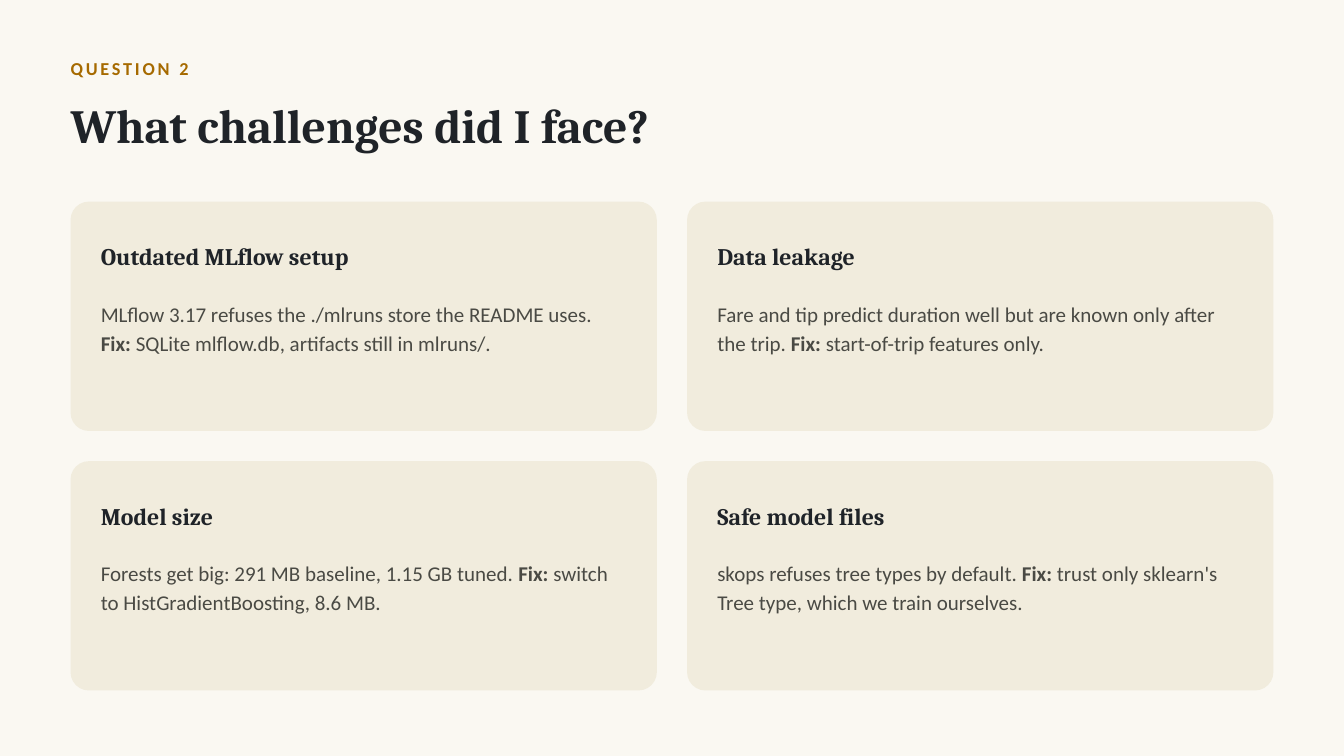
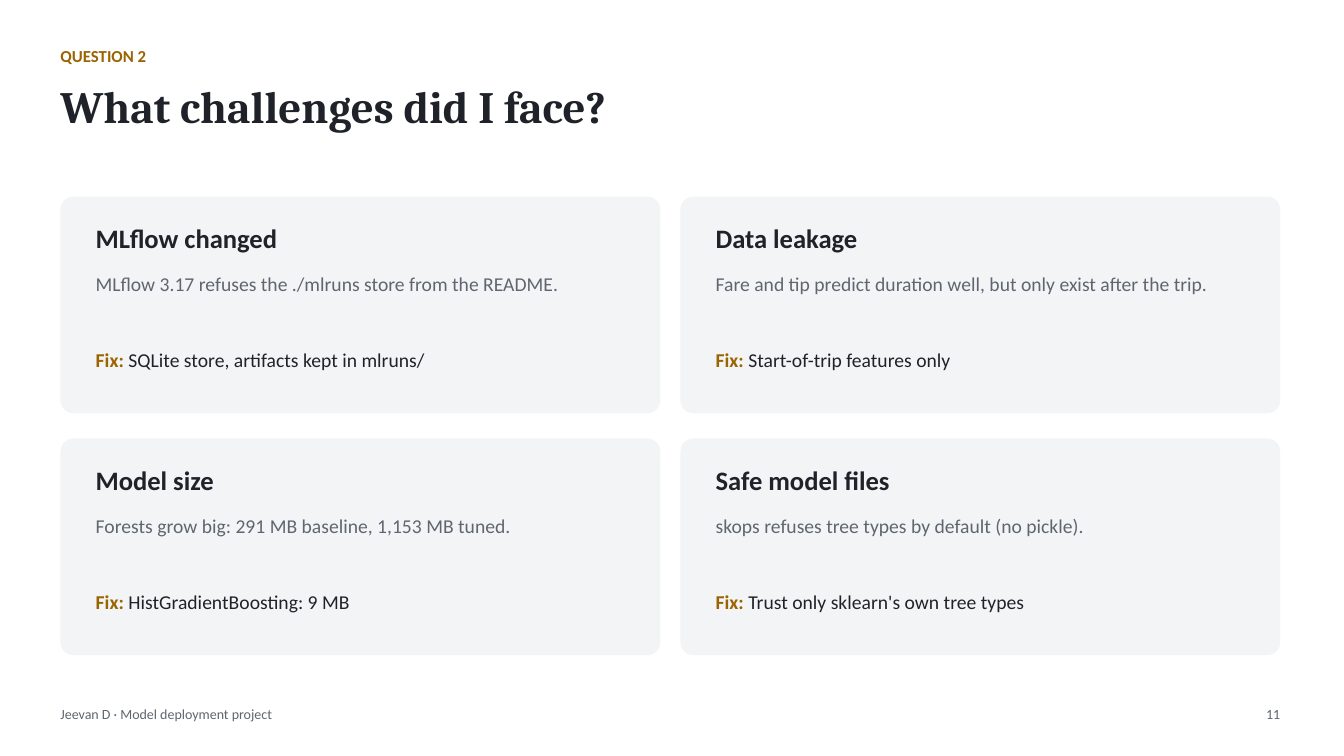
Before and after one commit to jeevan516/model-deployment-project, a slide deck: slide 11 of presentation/model-deployment-project.pptx. Drawn at 1344x756 pixels with LibreOffice and Linux fonts; fonts in the diff are those of the drawing. Boxes give left, top, right and bottom in pixels: in the first picture for what was removed or moved away, otherwise in the second. Text is boxed around its words. In the diff, an @@ line names an element or a change of style, - is before the commit and + after.

```diff
--- a/presentation/model-deployment-project.pptx
+++ b/presentation/model-deployment-project.pptx
@@ background #FAF8F2 to #FFFFFF @@
@@ text "QUESTION 2": place and size @@
-text "QUESTION 2" at [71, 63, 188, 78]
+text "QUESTION 2" at [60, 51, 146, 64]
@@ text "QUESTION 2" at [60, 51, 146, 64]: size 13 to 12 pt, text colour #A66A00 to #9A6400, letter spacing 2 to 0 pt; line spacing 1.1 to 1 @@
@@ text "What challenges did I face?": place and size @@
-text "What challenges did I face?" at [71, 109, 649, 154]
+text "What challenges did I face?" at [60, 91, 606, 133]
@@ text "What challenges did I face?" at [60, 91, 606, 133]: size 34 to 32 pt, text colour #1F2328 to #1F2329; line spacing 1.1 to 1 @@
@@ rounded rectangle: place and size @@
-rounded rectangle at [71, 202, 657, 431]
+rounded rectangle at [60, 197, 660, 413]
@@ rounded rectangle: place and size @@
-rounded rectangle at [71, 461, 657, 690]
+rounded rectangle at [681, 197, 1280, 413]
@@ rounded rectangle removed at [688, 202, 1274, 431] @@
@@ text at [96, 229, 277, 253]: text changed; size 17 to 19 pt; font Cambria to Calibri; text colour #1F2328 to #1F2329 @@
-Outdated MLflow setup
+MLflow changed
@@ text "MLflow changed" at [96, 229, 277, 253]: vertical alignment middle to top @@
@@ text "Data leakage": place and size @@
-text "Data leakage" at [717, 248, 855, 270]
+text "Data leakage" at [716, 229, 857, 253]
@@ text at [96, 277, 558, 292]: text changed; size 15 to 14 pt; text colour #4A4A44 to #5F6670 @@
-MLflow 3.17 refuses the ./mlruns store the README uses. Fix: SQLite mlflow.db, artifacts still in mlruns/.
+MLflow 3.17 refuses the ./mlruns store from the README.
@@ text at [716, 277, 1207, 294]: text changed; size 15 to 14 pt; text colour #4A4A44 to #5F6670 @@
-Fare and tip predict duration well but are known only after the trip. Fix: start-of-trip features only.
+Fare and tip predict duration well, but only exist after the trip.
@@ text added at [96, 353, 425, 370], 14 pt, text #1F2329 @@
+Fix: SQLite store, artifacts kept in mlruns/
@@ text added at [716, 353, 950, 370], 14 pt, text #1F2329 @@
+Fix: Start-of-trip features only
@@ rounded rectangle added at [60, 439, 660, 655], fill #F3F4F6 @@
@@ fill #F1ECDD to #F3F4F6; proportions changed in 3 elements at [681, 197, 1280, 413], [60, 197, 660, 413], [681, 439, 1280, 655] @@
@@ rounded rectangle: place and size @@
-rounded rectangle at [688, 461, 1274, 690]
+rounded rectangle at [681, 439, 1280, 655]
@@ text "Model size": place and size @@
-text "Model size" at [101, 508, 213, 525]
+text "Model size" at [96, 471, 213, 490]
@@ size 17 to 19 pt, font Cambria to Calibri, text colour #1F2328 to #1F2329; line spacing 1.1 to 1; vertical alignment middle to top in 3 elements at [716, 229, 857, 253], [96, 471, 213, 490], [716, 471, 889, 490] @@
@@ text "Safe model files": place and size @@
-text "Safe model files" at [717, 508, 885, 525]
+text "Safe model files" at [716, 471, 889, 490]
@@ text at [96, 519, 510, 537]: text changed; size 15 to 14 pt; text colour #4A4A44 to #5F6670 @@
-Forests get big: 291 MB baseline, 1.15 GB tuned. Fix: switch to HistGradientBoosting, 8.6 MB.
+Forests grow big: 291 MB baseline, 1,153 MB tuned.
@@ text added at [716, 519, 1083, 536], 14 pt, text #5F6670 @@
+skops refuses tree types by default (no pickle).
@@ text added at [96, 595, 349, 613], 14 pt, text #1F2329 @@
+Fix: HistGradientBoosting: 9 MB
@@ text at [716, 595, 1024, 612]: text changed; size 15 to 14 pt; text colour #4A4A44 to #1F2329 @@
-skops refuses tree types by default. Fix: trust only sklearn's Tree type, which we train ourselves.
+Fix: Trust only sklearn's own tree types
@@ text added at [60, 709, 272, 722], 10 pt, text #5F6670 @@
+Jeevan D · Model deployment project
@@ text added at [1266, 710, 1280, 719], 10 pt, text #5F6670 @@
+11
```
Also in this commit, not shown: 6 other slides changed, 6 slides added, 6 slides removed, 6 other files.
